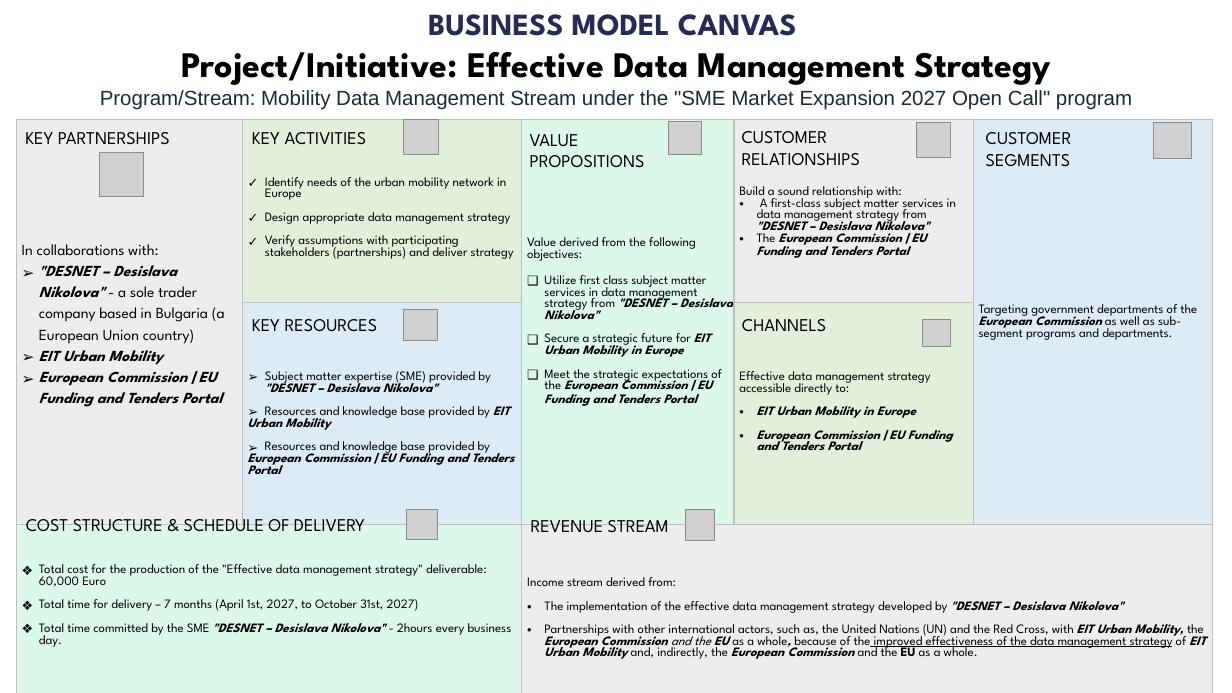
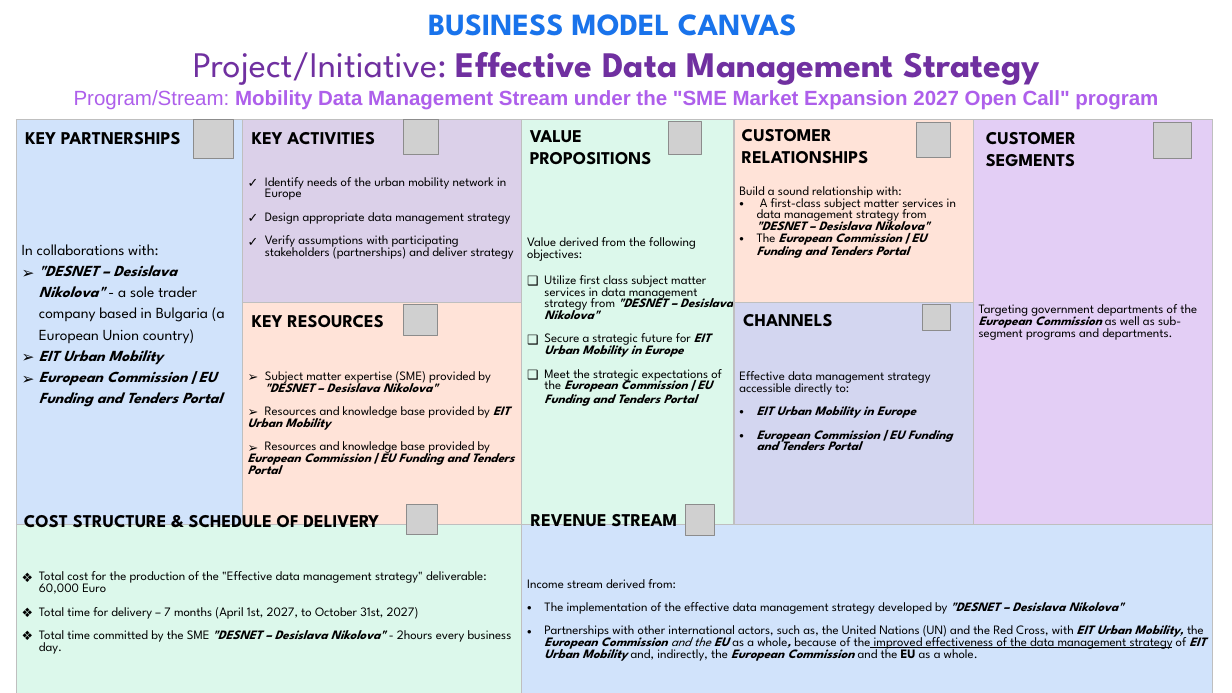
Before and after one commit to desi-nikolova-2026/DESNET-Desislava-Nikolova, a slide deck: slide 5 of Strategy/Q4 2026/Call for proposals/0.6 million euro - EIT Urban Mobility Business Plan 2026-2028/documents to complete/Pitch Deck from Desislava Nikolova - Executive.pptx. Drawn at 1232x693 pixels with LibreOffice and Linux fonts; fonts in the diff are those of the drawing; grey boxes stand for pictures; background and template pictures are left out. Boxes give left, top, right and bottom in pixels: in the first picture for what was removed or moved away, otherwise in the second. Text is boxed around its words. In the diff, an @@ line names an element or a change of style, - is before the commit and + after.

```diff
--- a/Strategy/Q4 2026/Call for proposals/0.6 million euro - EIT Urban Mobility Business Plan 2026-2028/documents to complete/Pitch Deck from Desislava Nikolova - Executive.pptx
+++ b/Strategy/Q4 2026/Call for proposals/0.6 million euro - EIT Urban Mobility Business Plan 2026-2028/documents to complete/Pitch Deck from Desislava Nikolova - Executive.pptx
@@ text "BUSINESS MODEL CANVAS" at (74, 14, 1158, 110): text colour #262A55 to #1973EB in "BUSINESS MODEL CANVAS"; text colour #000000 to #7030A0 in "Project/Initiative: Effective Data Management Strategy"; text colour #1F2937 to #AE5FEB in "Program/Stream: Mobility Data Management Stream under the ..."; bold off in "Project/Initiative:"; bold on in "Mobility Data Management Stream under the "SME ..." @@
@@ table at (17, 119, 1214, 684) @@
@@ fill #EDEDED to #D1E3FB in 2 cells @@
@@ fill #E2EFDA to #DBD0E9 in row 1, column 2 @@
@@ fill #EDEDED to #FFE3D8 in row 1, column 4 @@
@@ fill #DDEBF7 to #E3CEF5 in row 1, column 5 @@
@@ fill #DDEBF7 to #FFE3D8 in row 2, column 2 @@
@@ fill #E2EFDA to #D3D6F0 in row 2, column 4 @@
@@ picture added at (193, 119, 233, 158) @@
@@ picture removed at (100, 152, 143, 196) @@
@@ picture: place and size @@
-picture at (922, 320, 950, 347)
+picture at (922, 304, 950, 331)
@@ bold on in 9 elements at (25, 132, 181, 145), (252, 132, 375, 145), (986, 132, 1076, 167), (742, 129, 869, 164), (530, 130, 652, 165), (743, 314, 833, 327), (252, 315, 383, 328), (531, 514, 678, 527), (24, 509, 379, 528) @@
@@ 3 pictures: place and size @@
-3 pictures at (404, 309, 715, 541)
+3 pictures at (404, 304, 715, 536)
```
Also in this commit, not shown: 1 other slide changed, 6 other files.
